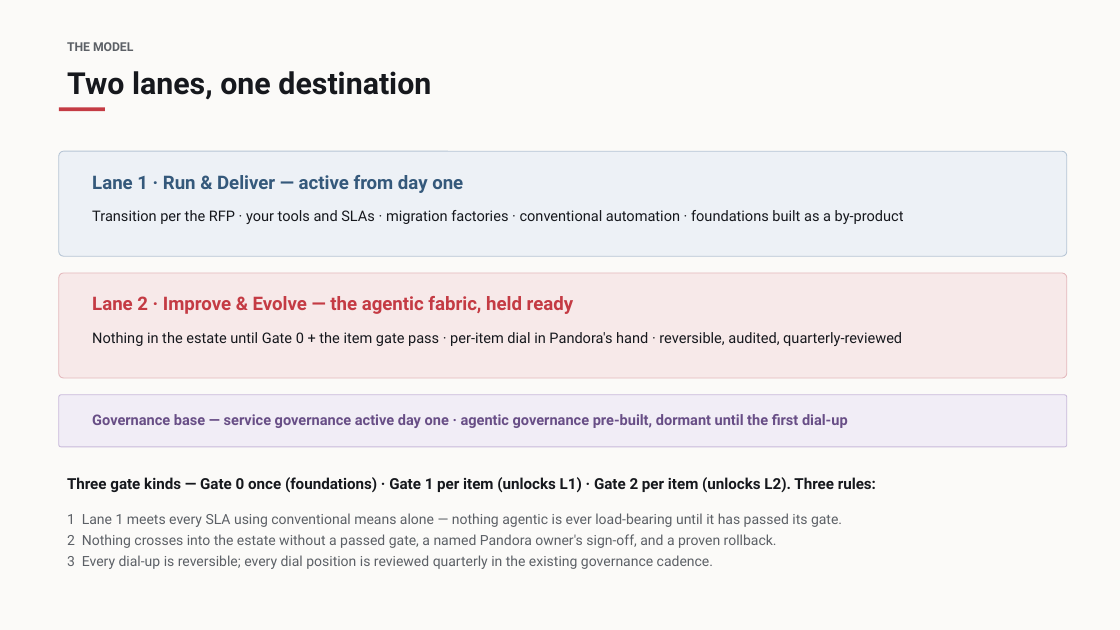
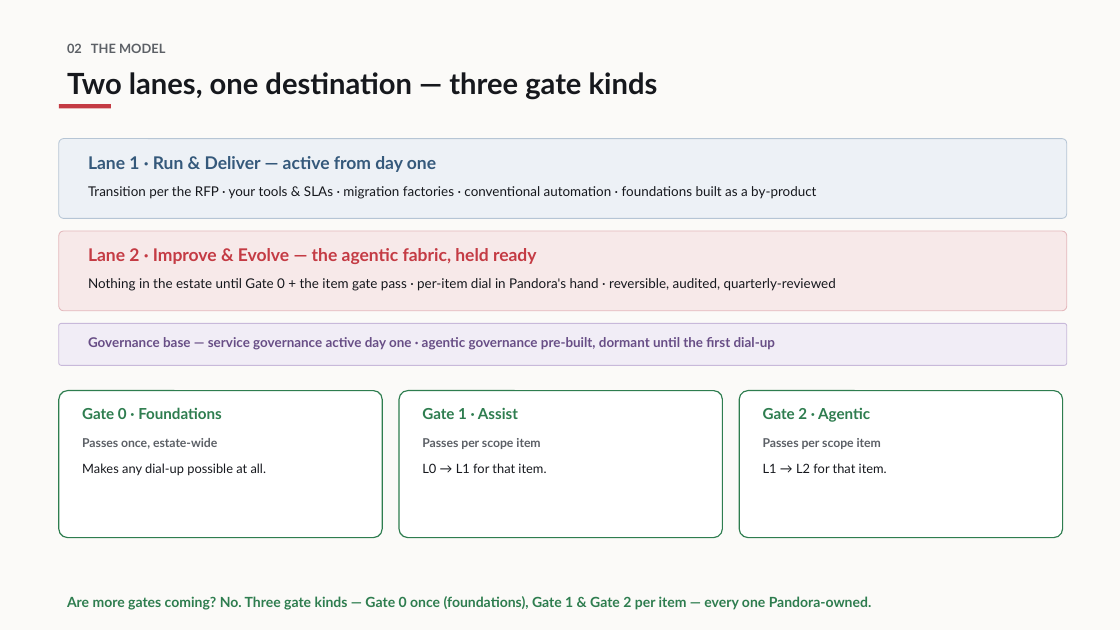
Before and after one commit to opsinghis/pand-tsf, a slide deck: slide 3 of docs/Alternative Approach - Summary.pptx (slide 4 before the commit). Drawn at 1120x630 pixels with LibreOffice and Linux fonts; fonts in the diff are those of the drawing. Boxes give left, top, right and bottom in pixels: in the first picture for what was removed or moved away, otherwise in the second. Text is boxed around its words. In the diff, an @@ line names an element or a change of style, - is before the commit and + after.

```diff
--- a/docs/Alternative Approach - Summary.pptx
+++ b/docs/Alternative Approach - Summary.pptx
@@ text at (67, 43, 165, 53): text changed; size 10.5 to 11 pt; font Roboto to Lato @@
-THE MODEL
+02 THE MODEL
@@ text at (67, 72, 658, 99): text changed; size 26 to 25 pt; font Roboto to Lato @@
-Two lanes, one destination
+Two lanes, one destination — three gate kinds
@@ rectangle: place and size @@
-rectangle at (59, 108, 105, 111)
+rectangle at (59, 104, 111, 108)
@@ rounded rectangle: place and size @@
-rounded rectangle at (59, 151, 1067, 256)
+rounded rectangle at (59, 139, 1067, 218)
@@ text "Lane 1 · Run & ...": place and size @@
-text "Lane 1 · Run & ..." at (92, 175, 463, 193)
+text "Lane 1 · Run & ..." at (88, 156, 436, 172)
@@ text "Lane 1 · Run & ..." at (88, 156, 436, 172): size 16 to 15 pt, font Roboto to Lato; line spacing 1 to 1.06 @@
@@ text at (88, 186, 816, 199): text changed; size 12.5 to 11.5 pt; font Roboto to Lato @@
-Transition per the RFP · your tools and SLAs · migration factories · conventional automation · foundations built as a by-product
+Transition per the RFP · your tools & SLAs · migration factories · conventional automation · foundations built as a by-product
@@ rounded rectangle: place and size @@
-rounded rectangle at (59, 273, 1067, 378)
+rounded rectangle at (59, 231, 1067, 311)
@@ text "Lane 2 · Improve & ..." at (88, 248, 537, 264): size 16 to 15 pt, font Roboto to Lato; line spacing 1 to 1.06 @@
@@ text "Lane 2 · Improve & ...": place and size @@
-text "Lane 2 · Improve & ..." at (92, 296, 573, 314)
+text "Lane 2 · Improve & ..." at (88, 248, 537, 264)
@@ text "Nothing in the estate until ...": place and size @@
-text "Nothing in the estate until ..." at (92, 332, 902, 346)
+text "Nothing in the estate until ..." at (88, 278, 836, 291)
@@ text "Nothing in the estate until ..." at (88, 278, 836, 291): size 12.5 to 11.5 pt, font Roboto to Lato; line spacing 1 to 1.06 @@
@@ proportions changed in 3 elements at (59, 139, 1067, 218), (59, 231, 1067, 311), (59, 323, 1067, 365) @@
@@ rounded rectangle: place and size @@
-rounded rectangle at (59, 395, 1067, 447)
+rounded rectangle at (59, 323, 1067, 365)
@@ text "Governance base — service governance ..." at (88, 337, 775, 350): size 12.5 to 11.5 pt, font Roboto to Lato; line spacing 1 to 1.06 @@
@@ text "Governance base — service governance ...": place and size @@
-text "Governance base — service governance ..." at (92, 414, 848, 428)
+text "Governance base — service governance ..." at (88, 337, 775, 350)
@@ rounded rectangle added at (59, 391, 382, 538), fill #FFFFFF, outline #2E7D4F 1 pt @@
@@ text added at (82, 407, 221, 419), 13 pt, text #2E7D4F, bold @@
+Gate 0 · Foundations
@@ rounded rectangle added at (399, 391, 723, 538), fill #FFFFFF, outline #2E7D4F 1 pt @@
@@ text added at (422, 408, 518, 419), 13 pt, text #2E7D4F, bold @@
+Gate 1 · Assist
@@ rounded rectangle added at (739, 391, 1063, 538), fill #FFFFFF, outline #2E7D4F 1 pt @@
@@ text added at (763, 408, 870, 422), 13 pt, text #2E7D4F, bold @@
+Gate 2 · Agentic
@@ text added at (82, 438, 217, 449), 10.5 pt, text #5C6066, bold @@
+Passes once, estate-wide
@@ text added at (422, 438, 540, 449), 10.5 pt, text #5C6066, bold @@
+Passes per scope item
@@ text added at (763, 438, 881, 449), 10.5 pt, text #5C6066, bold @@
+Passes per scope item
@@ text added at (82, 463, 266, 475), 11 pt, text #16181D @@
+Makes any dial-up possible at all.
@@ text added at (422, 463, 546, 473), 11 pt, text #16181D @@
+L0 → L1 for that item.
@@ text added at (763, 463, 887, 473), 11 pt, text #16181D @@
+L1 → L2 for that item.
@@ text removed at (67, 513, 842, 569) @@
-1 Lane 1 meets every SLA using conventional means alone — nothing agentic is ever load-bearing until it has passed its gate.
-2 Nothing crosses into the estate without a passed gate, a named Pandora owner's sign-off, and a proven rollback.
-3 Every dial-up is reversible; every dial position is reviewed quarterly in the existing governance cadence.
@@ text at (67, 596, 872, 610): text changed; size 13 to 12 pt; font Roboto to Lato; text colour #16181D to #2E7D4F @@
-Three gate kinds — Gate 0 once (foundations) · Gate 1 per item (unlocks L1) · Gate 2 per item (unlocks L2). Three rules:
+Are more gates coming? No. Three gate kinds — Gate 0 once (foundations), Gate 1 & Gate 2 per item — every one Pandora-owned.
```
Also in this commit, not shown: 7 other slides changed, 13 slides added, 5 slides removed, 8 other files.
